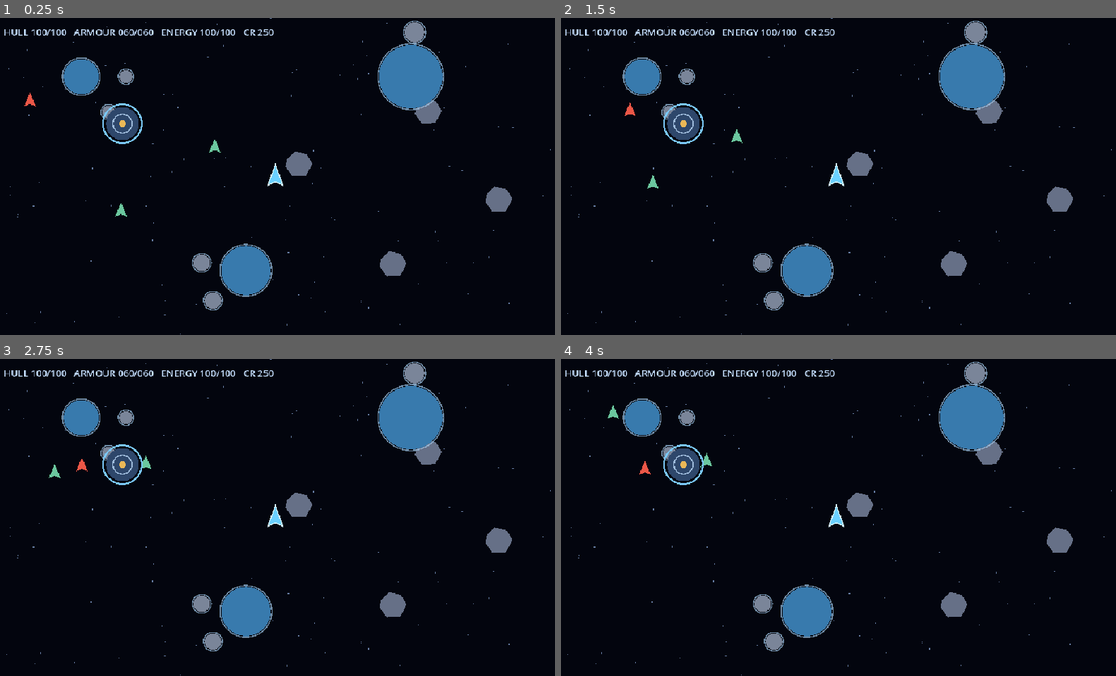
Above: before the commit, frames 1-4 (two rows, left to right).
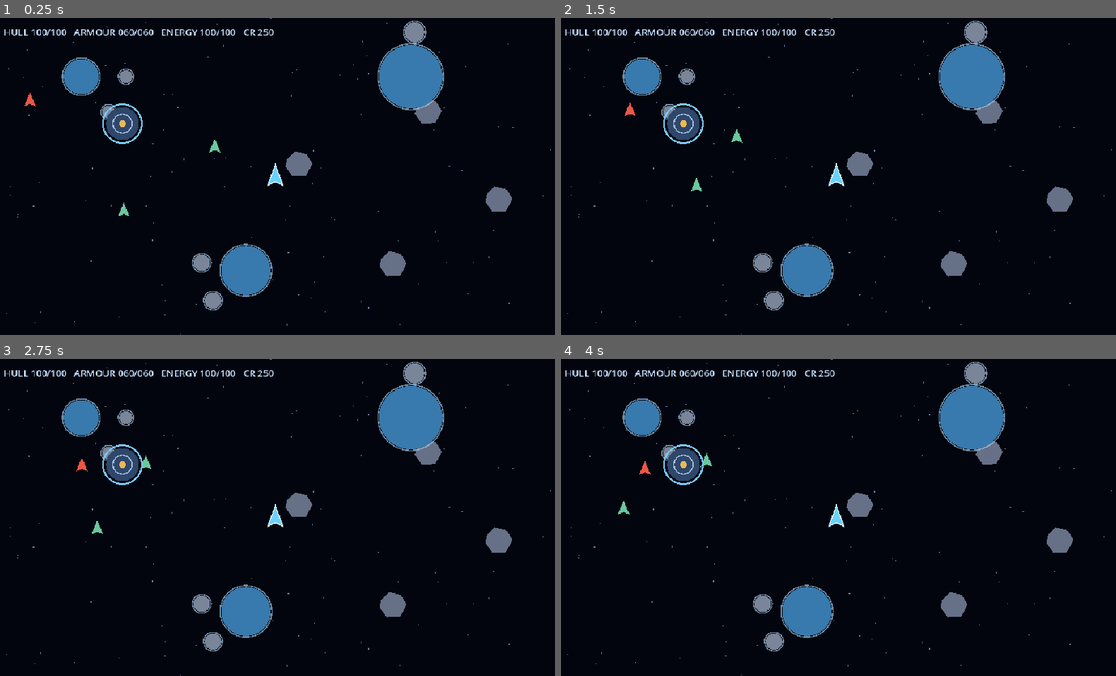
Above: after the commit, the same moments.

Repository: DARTVADER1-DROID/Star-Forge
Game: Godot game, scene res://scenes/main.tscn
The game is run twice, just before and just after one commit, with the same random seed, the same clock (stepped at 60 frames per second) and the same inputs.
Inputs (mouse positions are in pixels of both pictures, inside the frame that each line leads up to):
- Up to frame 1 (0.25 s): no input
- Up to frame 2 (1.5 s): move the mouse to (960, 160) at 0.52 s; click (960, 160) at 0.67 s; drag from (721, 192) to (627, 109) at 1.27 s
- Up to frame 3 (2.75 s): move the mouse to (333, 447) at 2.02 s; click (333, 447) at 2.17 s
- Up to frame 4 (4 s): drag from (810, 580) to (666, 469) at 2.77 s; move the mouse to (1005, 565) at 3.52 s; click (1005, 565) at 3.67 s

The runs differ from the first frame. In frame 1, less than 0.1% of the frame differs, in the area x 20-24%, y 58-63%; in frame 2, less than 0.1%; in frame 3, less than 0.1%; in frame 4, less than 0.1%, in the area x 8-13%, y 14-50%.

Commit message:
Use imported pixel-art sprites in gameplay

Diff:
--- a/scripts/npc/npc_ship.gd
+++ b/scripts/npc/npc_ship.gd
@@ -20,6 +20,7 @@
 var _fire_timer := 0.0
 var _loot_timer := 0.0
 var _phase := 0.0
+var _sprite: Sprite2D
 
 func _ready() -> void:
     var role: Dictionary = ContentDatabase.npc_roles.get(role_id, {})
@@ -31,6 +32,14 @@
     hull = float(design.get("base_hull",65.0))
     cargo_capacity = int(design.get("cargo_capacity",50))
     _phase = float(get_instance_id() % 1000) / 1000.0 * TAU
+    var sprite_name := "ship_pirate_interceptor.png" if role_id == "pirate" else "ship_military_frigate.png"
+    var texture := AssetLibrary.load_texture(sprite_name)
+    if texture != null:
+        _sprite = Sprite2D.new()
+        _sprite.texture = texture
+        _sprite.scale = Vector2(0.48,0.48)
+        _sprite.texture_filter = CanvasItem.TEXTURE_FILTER_NEAREST
+        add_child(_sprite)
     var manifest: Dictionary = role.get("manifest", {})
     var random := RandomNumberGenerator.new()
     random.randomize()
@@ -125,5 +134,7 @@
         weapon_drop.global_position = global_position
 
 func _draw() -> void:
+    if is_instance_valid(_sprite):
+        return
     var tint := Color(0.92,0.34,0.28) if role_id=="pirate" else Color(0.42,0.78,0.62)
     draw_colored_polygon(PackedVector2Array([Vector2(0,-14),Vector2(10,10),Vector2(0,6),Vector2(-10,10)]),tint)
